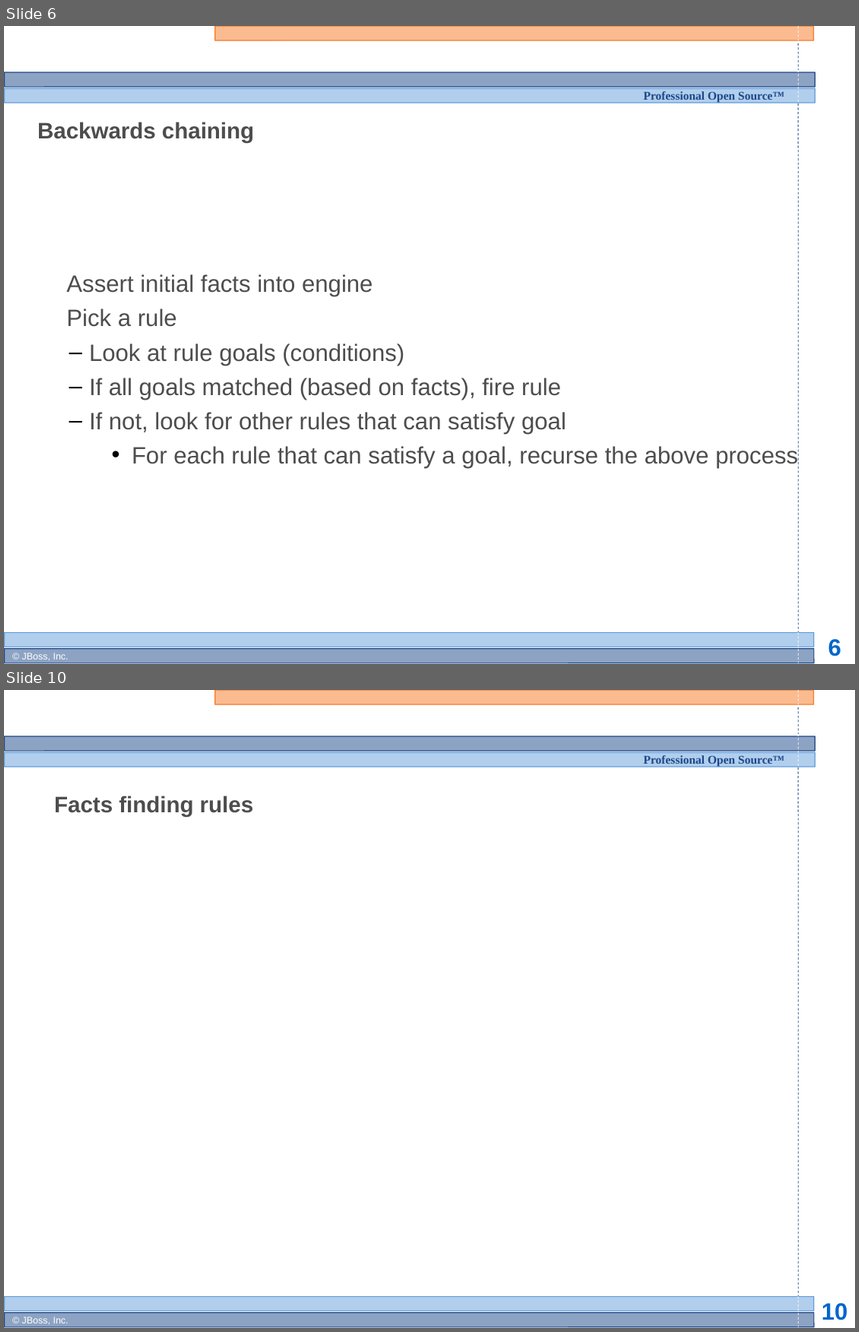
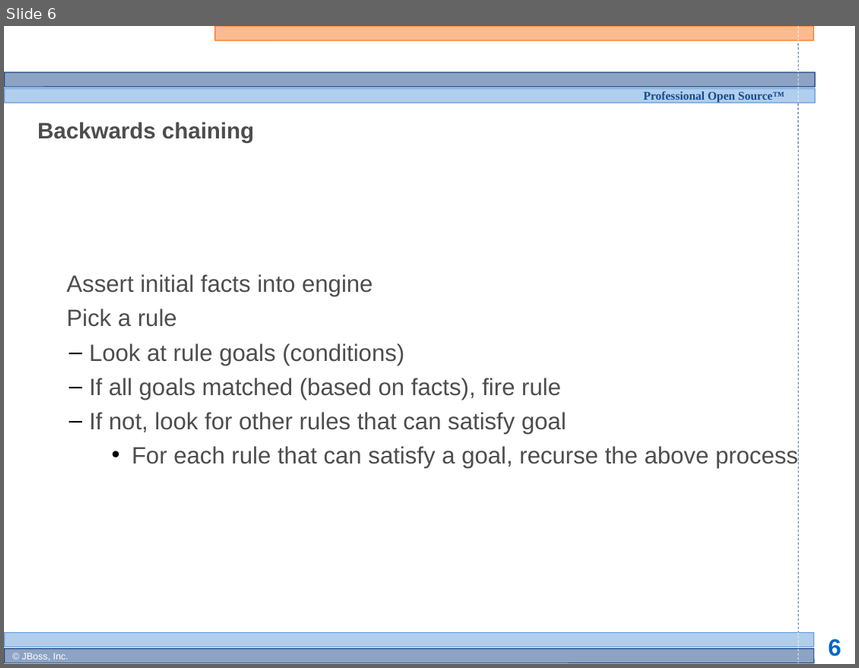
Before and after one commit to bobmcwhirter/drools, a slide deck: documentation/training/developers-course/Module 3 - Rule Engine Concepts 1.odp. Shown one above the other, each under a label of ours: slides 6 and 10 before the commit, slide 6 after it; the slides between them are not shown. The pictures are 859x1332 and 859x668 pixels, drawn with LibreOffice and Linux fonts; fonts in the diff are those of the drawing; background and template pictures are left out. Boxes give left, top, right and bottom in pixels: in the first picture for what was removed or moved away, otherwise in the second. Text is boxed around its words. In the diff, an @@ line names an element or a change of style, - is before the commit and + after.

```diff
--- a/documentation/training/developers-course/Module 3 - Rule Engine Concepts 1.odp
+++ b/documentation/training/developers-course/Module 3 - Rule Engine Concepts 1.odp
@@ slide 10 removed at [4, 690, 855, 1328], background #FFFFFF; not listed: 13 template elements that a slide beside it also shows @@
@@ title removed at [54, 796, 253, 817] @@
-Facts finding rules
```
Also in this commit, not shown: 2 slides changed, 4 slides added, 1 other slide removed.
